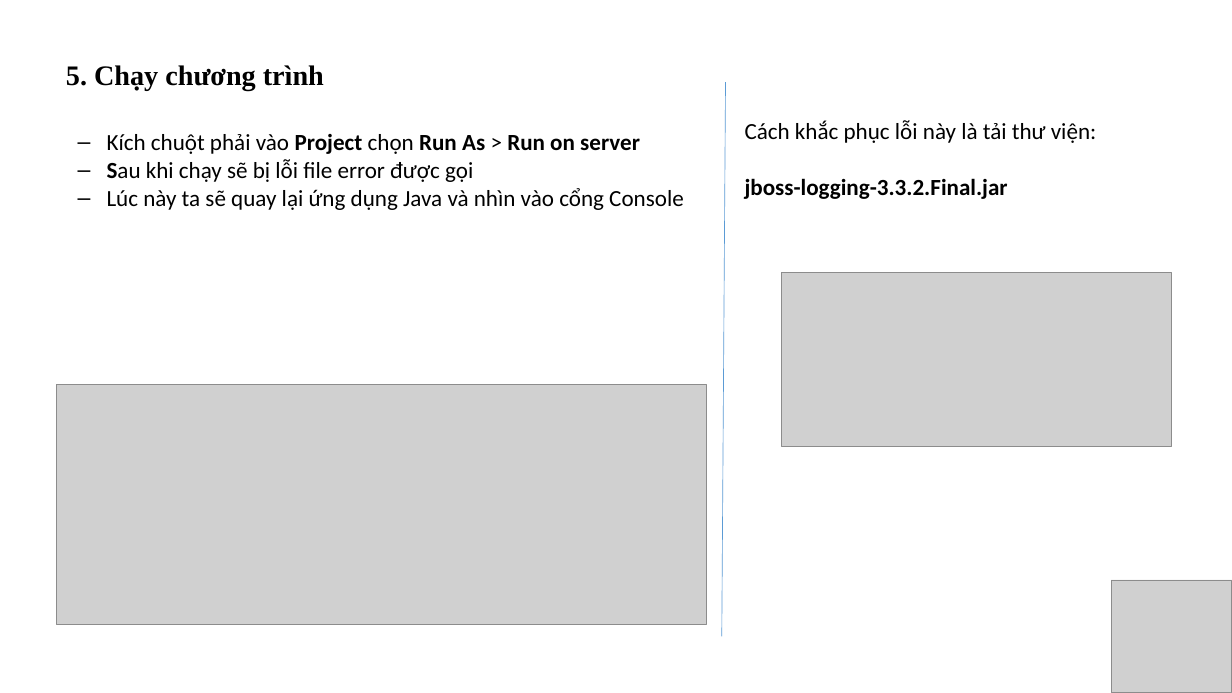
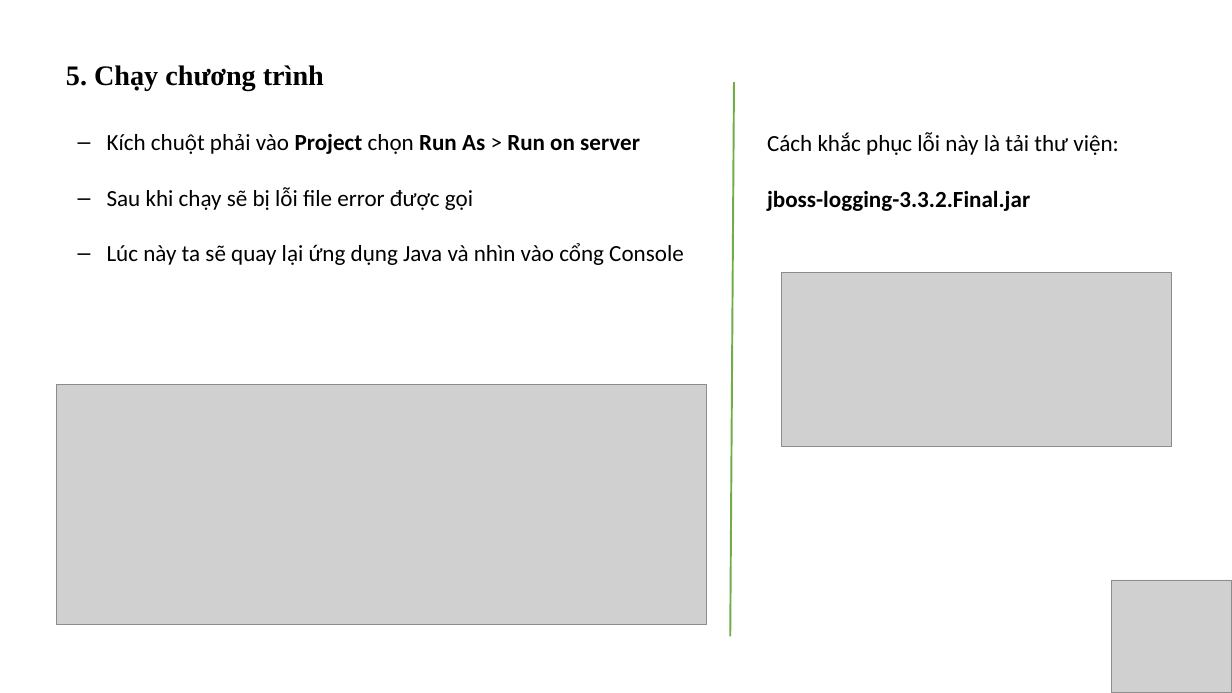
Before and after one commit to Dia2001/jsp-servlet-hibernate-mysql-curd, a slide deck: slide 13 of docs/Hibernate.pptx. Drawn at 1232x693 pixels with LibreOffice and Linux fonts; fonts in the diff are those of the drawing; grey boxes stand for pictures. Boxes give left, top, right and bottom in pixels: in the first picture for what was removed or moved away, otherwise in the second. Text is boxed around its words. In the diff, an @@ line names an element or a change of style, - is before the commit and + after.

```diff
--- a/docs/Hibernate.pptx
+++ b/docs/Hibernate.pptx
@@ line moved from (726, 82) - (722, 637) to (734, 82) - (730, 637) @@
@@ line (734, 82) - (730, 637): stroke #5B9BD5 0.5 pt to #70AD47 1.5 pt @@
@@ text "Cách khắc phục lỗi này ...": place and size @@
-text "Cách khắc phục lỗi này ..." at (745, 120, 1096, 199)
+text "Cách khắc phục lỗi này ..." at (767, 132, 1118, 211)
@@ text at (107, 187, 473, 210): bold off in "Sau" @@
```
Also in this commit, not shown: 12 other slides changed, 1 other file.
